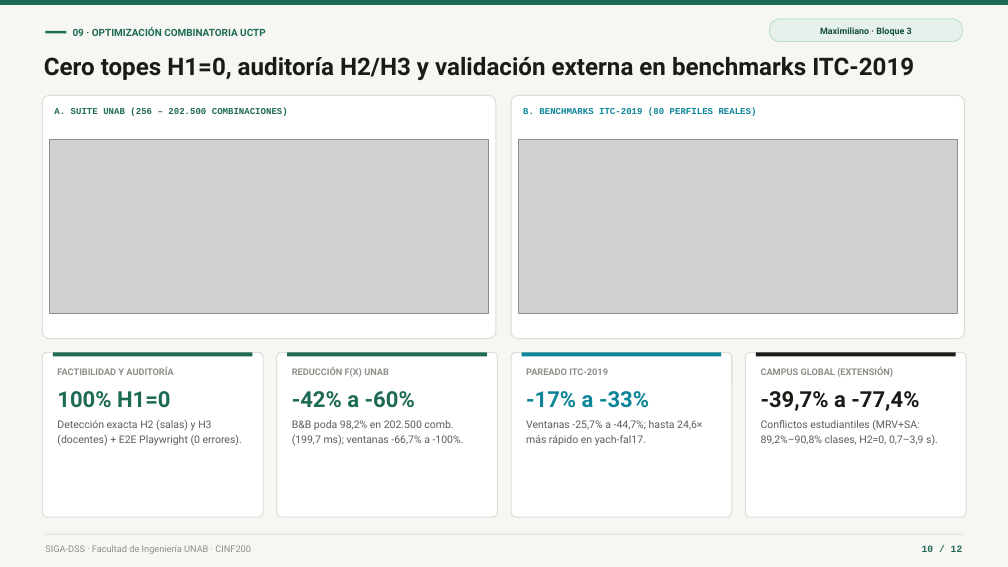
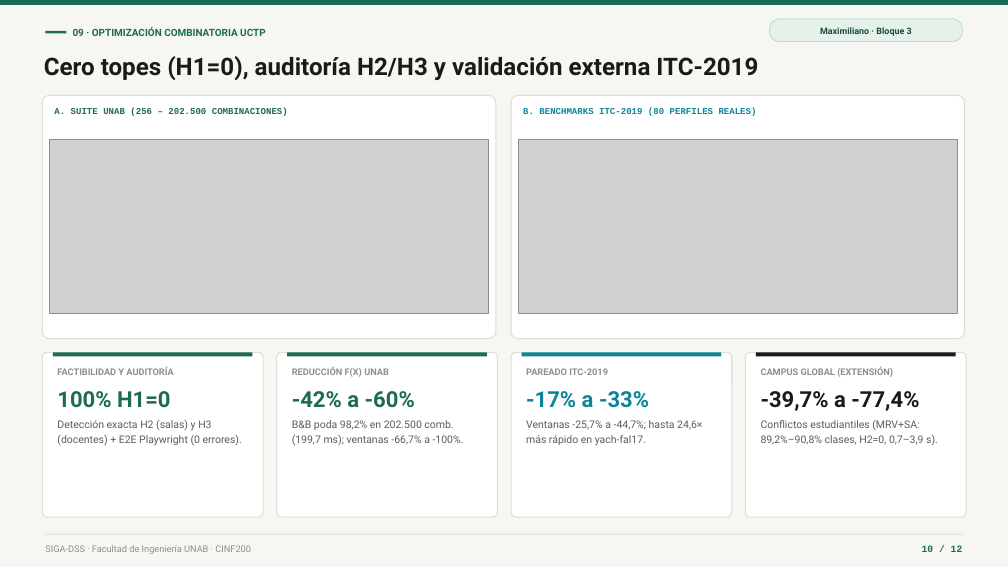
Before and after one commit to jiac1/Siga, a slide deck: slide 10 of docs/Presentacion_Defensa_SIGA_DSS.pptx. Drawn at 1008x567 pixels with LibreOffice and Linux fonts; fonts in the diff are those of the drawing; grey boxes stand for pictures. Boxes give left, top, right and bottom in pixels: in the first picture for what was removed or moved away, otherwise in the second. Text is boxed around its words. In the diff, an @@ line names an element or a change of style, - is before the commit and + after.

```diff
--- a/docs/Presentacion_Defensa_SIGA_DSS.pptx
+++ b/docs/Presentacion_Defensa_SIGA_DSS.pptx
@@ text at [44, 56, 758, 80]: text changed @@
-Cero topes H1=0, auditoría H2/H3 y validación externa en benchmarks ITC-2019
+Cero topes (H1=0), auditoría H2/H3 y validación externa ITC-2019
```
Also in this commit, not shown: 4 other slides changed, 9 other files.
